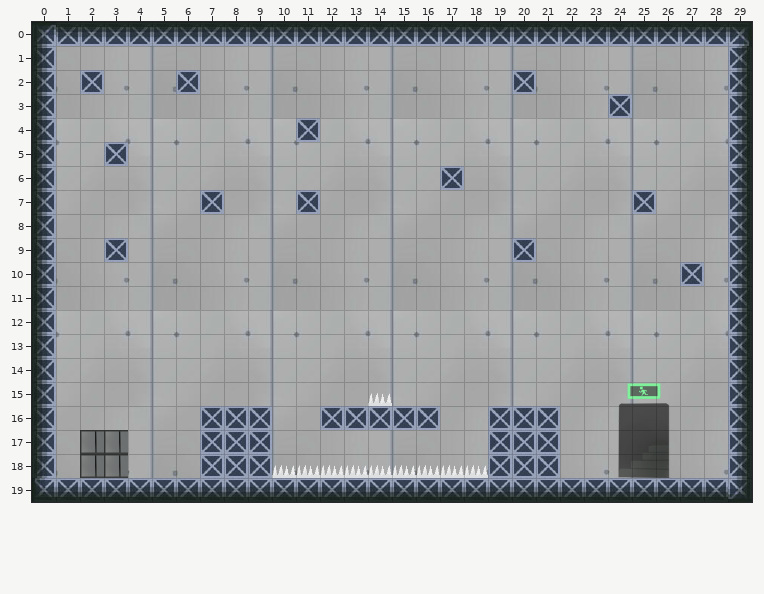
An edit to a level. Tiled map, Debug.win32/Resources/Map/Level1.tmx. The picture above is the old version.
Cells are 32x32 px. Shown: x 0..29, y 0..19.
Once edited:
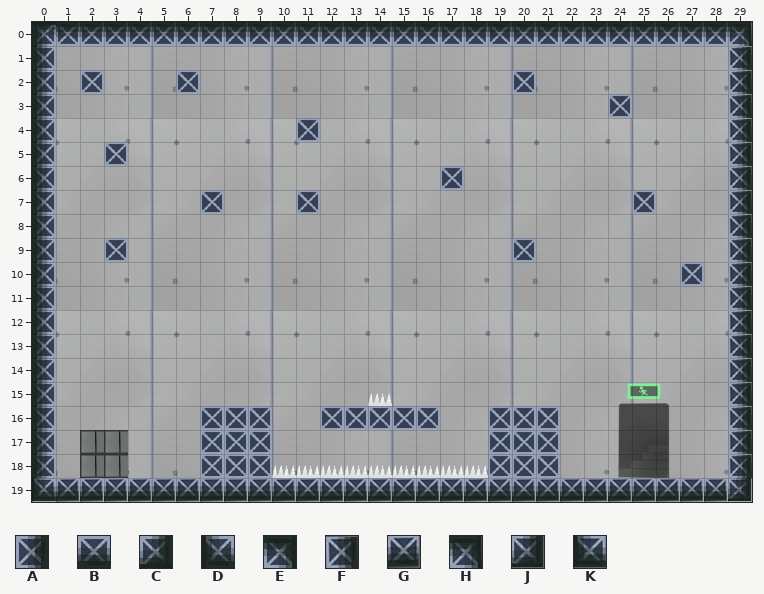
Key: from "地图素材": A 165 turned 180, B 165 turned 270, C 167 turned 180, D 167 turned 270, E 167 turned 90, F 169, G 171, H 202, J 204, K 206.
_ is an empty cell.
Change:
Layer "Platform":
The author changed tile A to tile F in rows 1 to 18 at x 29.
The author changed tile B to tile G in row 19 at x 1 to 28.
The author changed tile E to tile H in row 0 at x 29.
The author changed tile C to tile J in row 19 at x 29.
The author changed tile D to tile K in row 19 at x 0.
Boxes around the changes in both pictures, in picture pixels (x1, y1, x2, y2):
changed: (32, 22, 752, 502)
